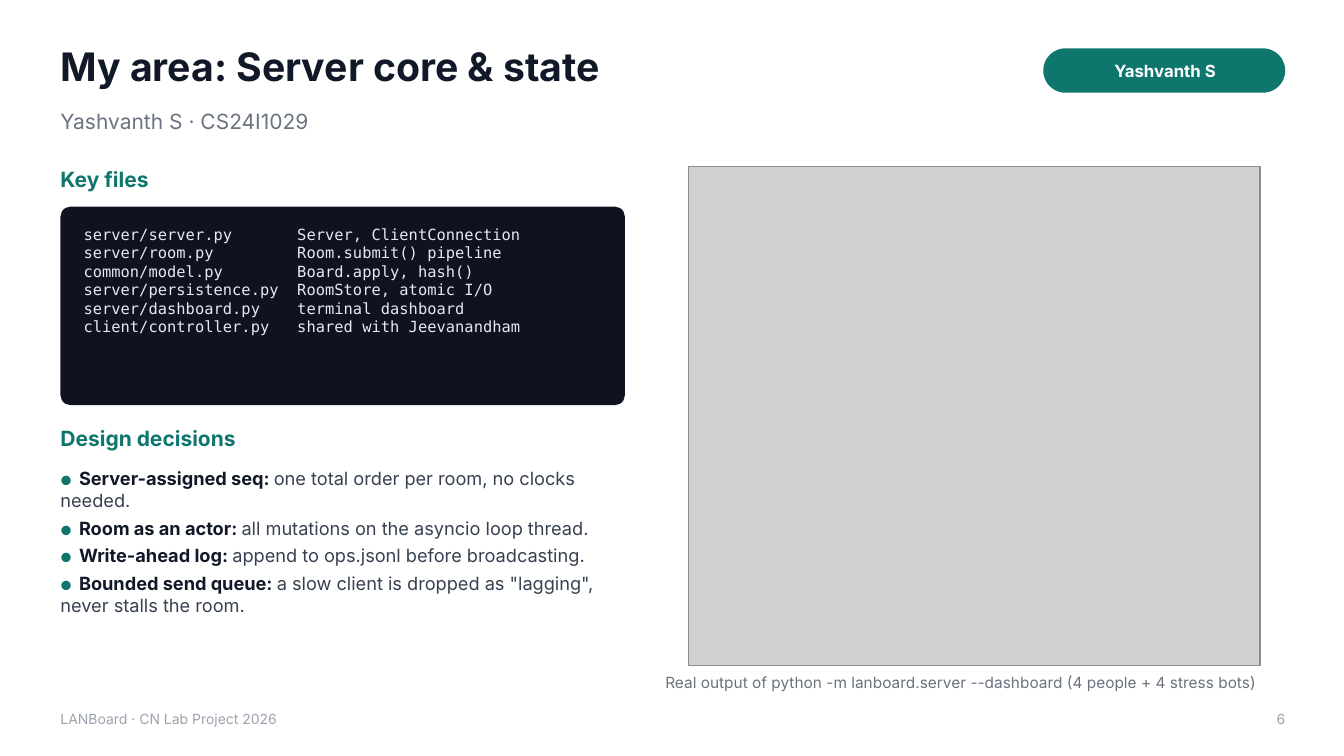
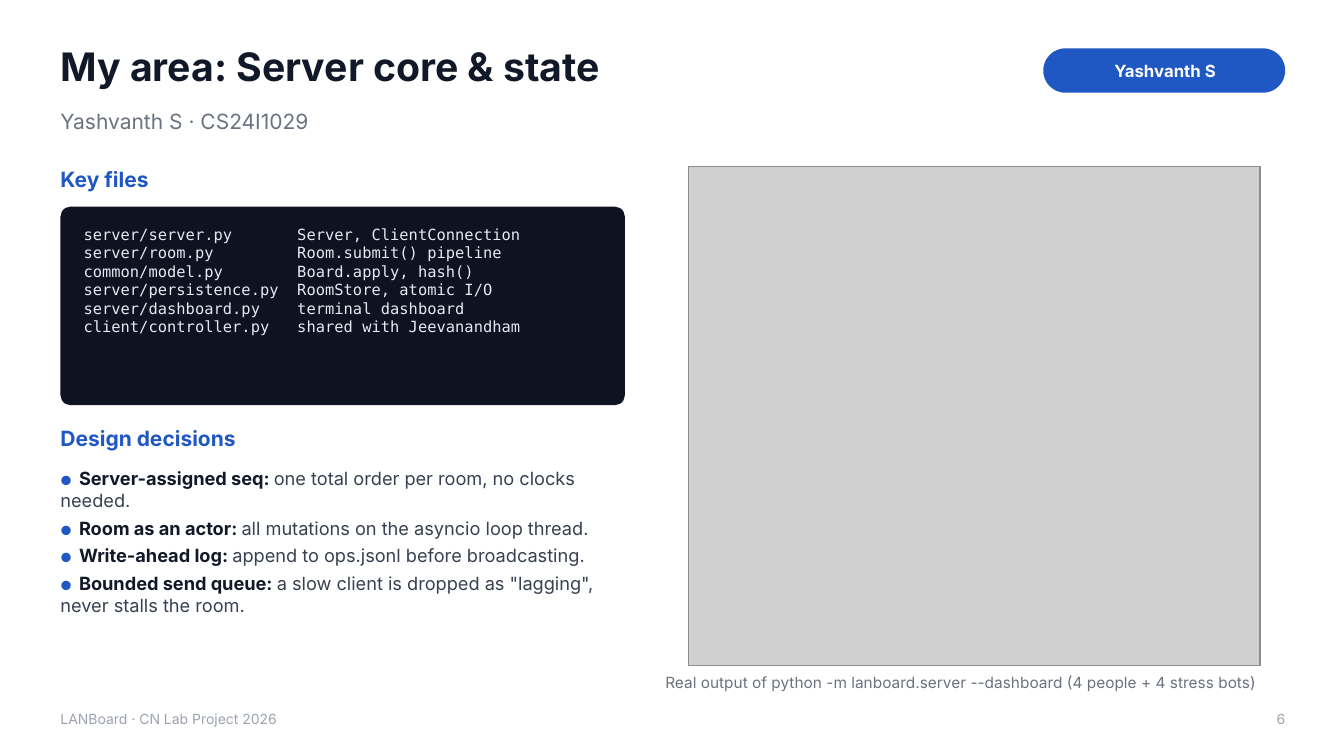
Before and after one commit to YashvanthSankar/cn-course-project, a slide deck: slide 6 of docs/LANBoard_Presentation.pptx. Drawn at 1344x756 pixels with LibreOffice and Linux fonts; fonts in the diff are those of the drawing; grey boxes stand for pictures. Boxes give left, top, right and bottom in pixels: in the first picture for what was removed or moved away, otherwise in the second. Text is boxed around its words. In the diff, an @@ line names an element or a change of style, - is before the commit and + after.

Commit message:
ui+docs: professional cobalt-blue and slate palette
Replaces the teal accent with a muted cobalt blue (#1f57c3 light,
#3b7be8 dark) on slate greys, a navy connect-screen panel, and amber kept
as the small second colour. Logo/icon, PDF styles, diagrams and the deck
follow; the 22 screenshots were retaken and the PDF and PPTX rebuilt.

```diff
--- a/docs/LANBoard_Presentation.pptx
+++ b/docs/LANBoard_Presentation.pptx
@@ rounded rectangle "Yashvanth S" at (1044, 48, 1286, 93): fill #0F766E to #1F57C3 @@
@@ text "Key files" at (60, 171, 148, 192): text colour #0F766E to #1F57C3 @@
@@ text "Design decisions" at (60, 430, 236, 451): text colour #0F766E to #1F57C3 @@
@@ text "● Server-assigned seq: one total ..." at (60, 471, 594, 612): text colour #0F766E to #1F57C3 in "●", "●", "●", "●" @@
```
Also in this commit, not shown: 21 other slides changed, 38 other files.
